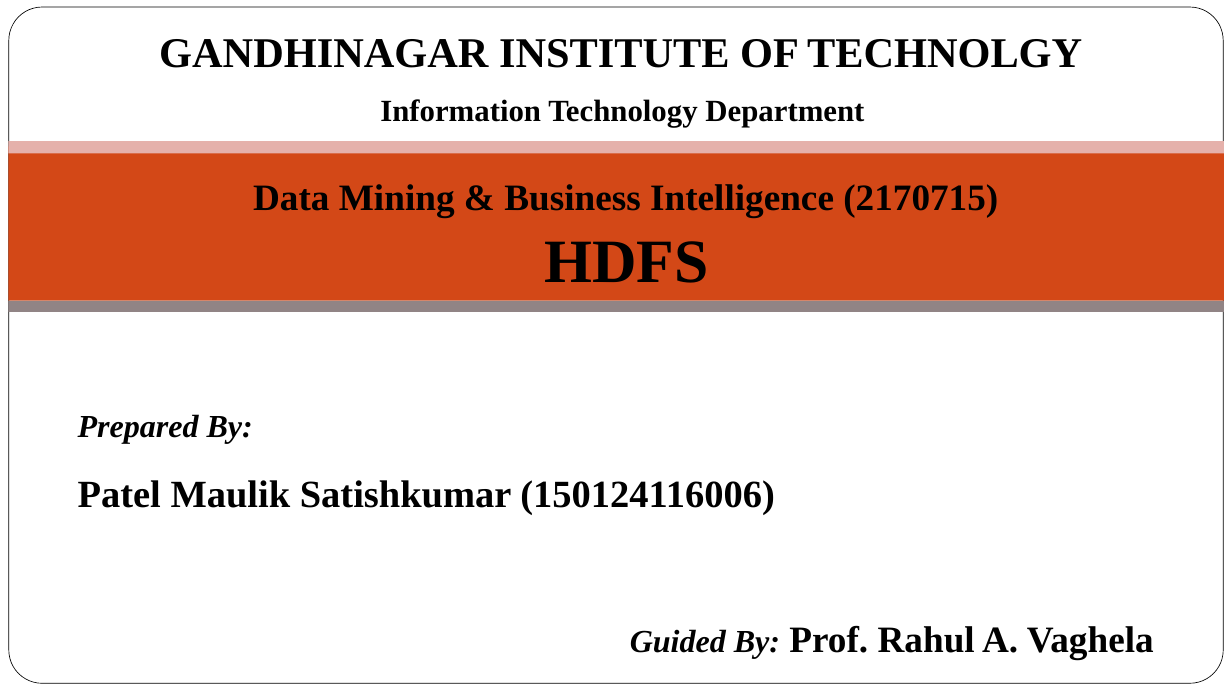
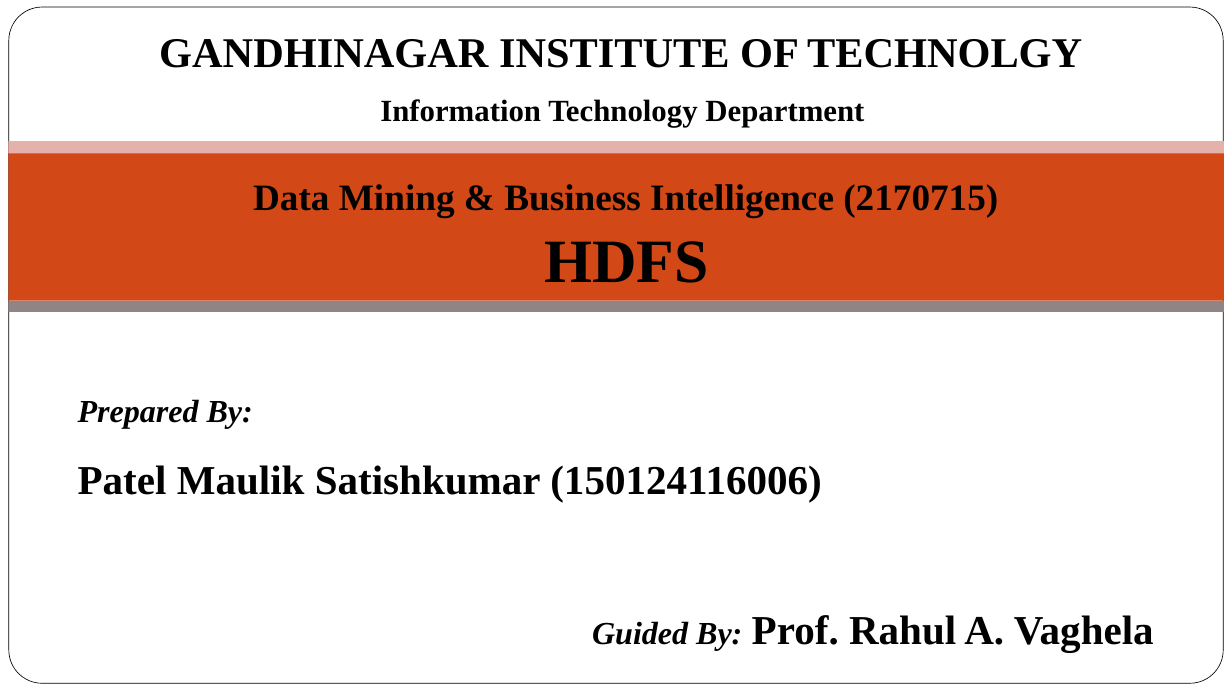
Before and after one commit to MaulikPatel295/MaulikPatel295, a slide deck: slide 1 of ALA/sem7/2170715_150124116006.pptx. Drawn at 1232x693 pixels with LibreOffice and Linux fonts; fonts in the diff are those of the drawing. Boxes give left, top, right and bottom in pixels: in the first picture for what was removed or moved away, otherwise in the second. Text is boxed around its words. In the diff, an @@ line names an element or a change of style, - is before the commit and + after.

```diff
--- a/ALA/sem7/2170715_150124116006.pptx
+++ b/ALA/sem7/2170715_150124116006.pptx
@@ text "Prepared By:": place and size @@
-text "Prepared By:" at bbox=[78, 414, 1154, 660]
+text "Prepared By:" at bbox=[78, 399, 1154, 652]
@@ text at bbox=[78, 465, 1154, 652]: size 30 to 32 pt in "Patel Maulik Satishkumar (150124116006)"; size 29 to 32 pt in "Prof. Rahul A. Vaghela" @@
```
Also in this commit, not shown: 10 other slides changed, 1 slide added, 1 slide removed, 1 other file.
